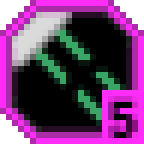
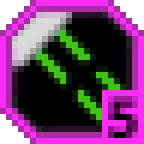
Two versions of the same layered image (144 × 144). Layer-by-layer changes:
painted on "Level" over [102,96,138,138]
painted on "Abgerundetes Rechteck 1" over [36,30,138,138]
